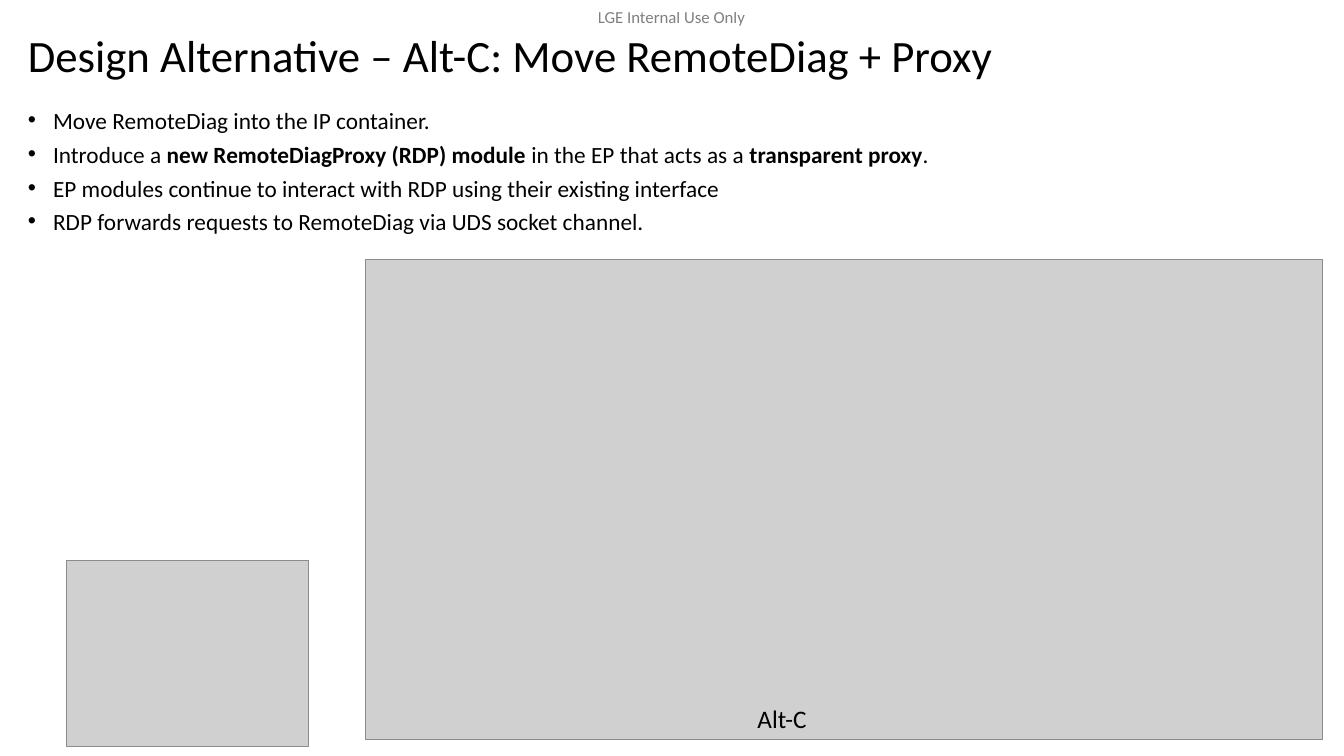
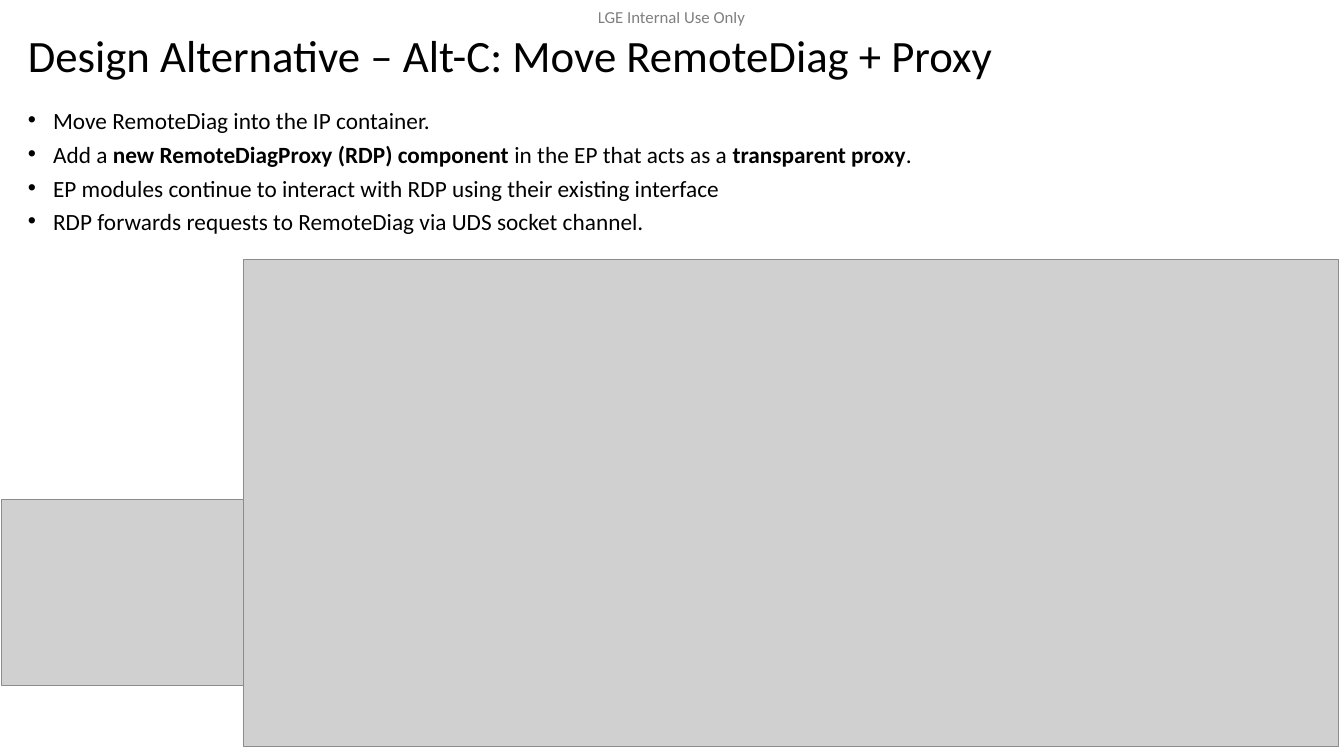
Before and after one commit to btqt/fe, a slide deck: slide 10 of design/FE_phi.vu_Design of Secure Remote Diag on Container Separation Architecture_3rd.pptx (slide 9 before the commit). Drawn at 1344x756 pixels with LibreOffice and Linux fonts; fonts in the diff are those of the drawing; grey boxes stand for pictures; background and template pictures are left out. Boxes give left, top, right and bottom in pixels: in the first picture for what was removed or moved away, otherwise in the second. Text is boxed around its words. In the diff, an @@ line names an element or a change of style, - is before the commit and + after.

```diff
--- a/design/FE_phi.vu_Design of Secure Remote Diag on Container Separation Architecture_3rd.pptx
+++ b/design/FE_phi.vu_Design of Secure Remote Diag on Container Separation Architecture_3rd.pptx
@@ text at box(53, 146, 911, 167): text changed @@
-• Introduce a new RemoteDiagProxy (RDP) module in the EP that acts as a transparent proxy.
+• Add a new RemoteDiagProxy (RDP) component in the EP that acts as a transparent proxy.
@@ picture added at box(243, 260, 1339, 747) @@
@@ picture: place and size @@
-picture at box(67, 561, 309, 747)
+picture at box(1, 499, 243, 686)
@@ text removed at box(757, 710, 806, 728) @@
-Alt-C
```
Also in this commit, not shown: 9 other slides changed, 2 slides added, 1 slide removed, 7 other files.
